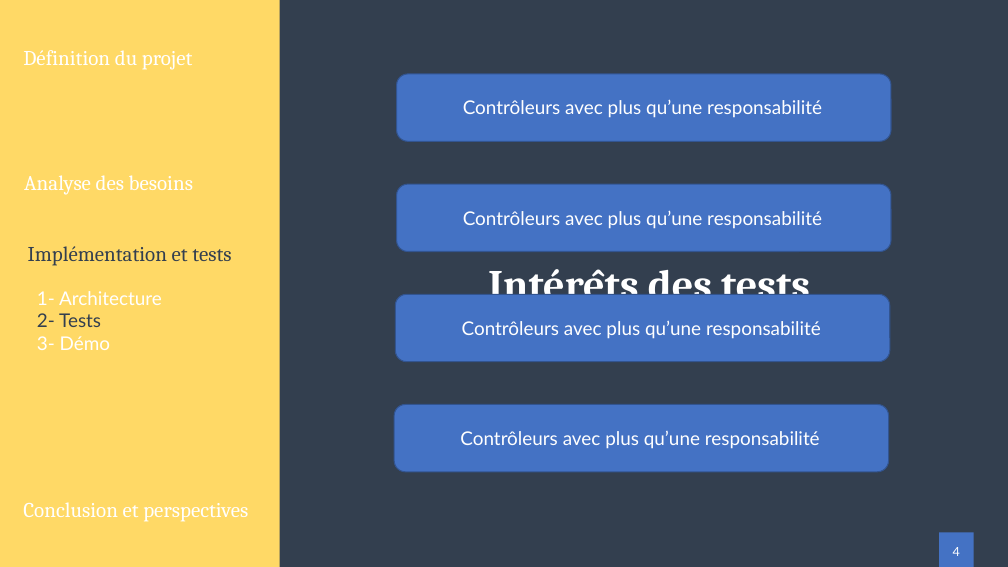
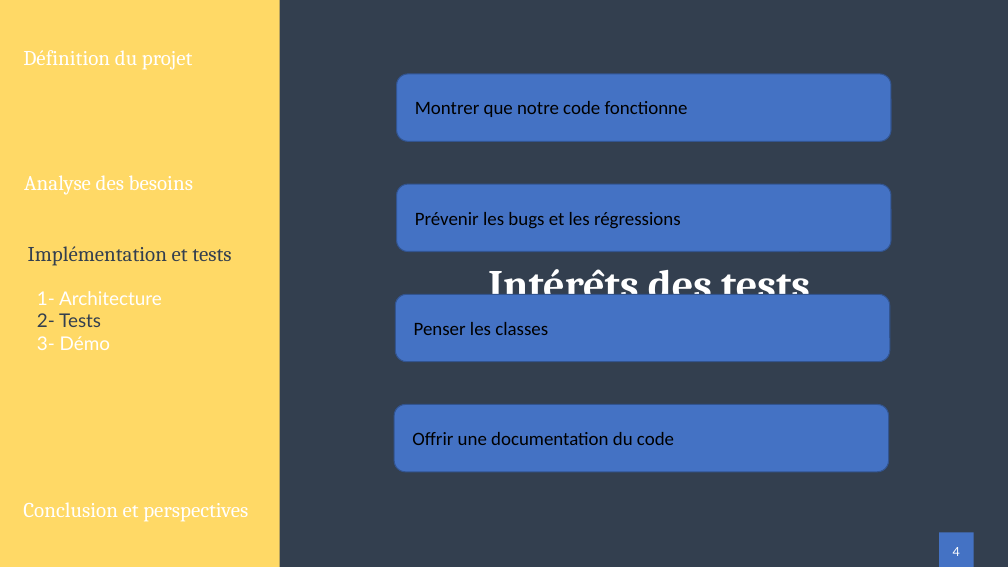
Before and after one commit to Zeuzif/thesis, a slide deck: slide 20 of presentation/Presentation.pptx. Drawn at 1008x567 pixels with LibreOffice and Linux fonts; fonts in the diff are those of the drawing. Boxes give left, top, right and bottom in pixels: in the first picture for what was removed or moved away, otherwise in the second. Text is boxed around its words. In the diff, an @@ line names an element or a change of style, - is before the commit and + after.

```diff
--- a/presentation/Presentation.pptx
+++ b/presentation/Presentation.pptx
@@ text at <box>415,101,688,117</box>: text changed; font Lato to Calibri; text colour #FFFFFF to #000000 @@
-Contrôleurs avec plus qu’une responsabilité
+Montrer que notre code fonctionne
@@ text at <box>415,212,681,229</box>: text changed; font Lato to Calibri; text colour #FFFFFF to #000000 @@
-Contrôleurs avec plus qu’une responsabilité
+Prévenir les bugs et les régressions
@@ text at <box>414,322,548,335</box>: text changed; font Lato to Calibri; text colour #FFFFFF to #000000 @@
-Contrôleurs avec plus qu’une responsabilité
+Penser les classes
@@ text at <box>412,432,674,445</box>: text changed; font Lato to Calibri; text colour #FFFFFF to #000000 @@
-Contrôleurs avec plus qu’une responsabilité
+Offrir une documentation du code
```
Also in this commit, not shown: 1 other slide changed, 1 slide removed, 3 other files.
